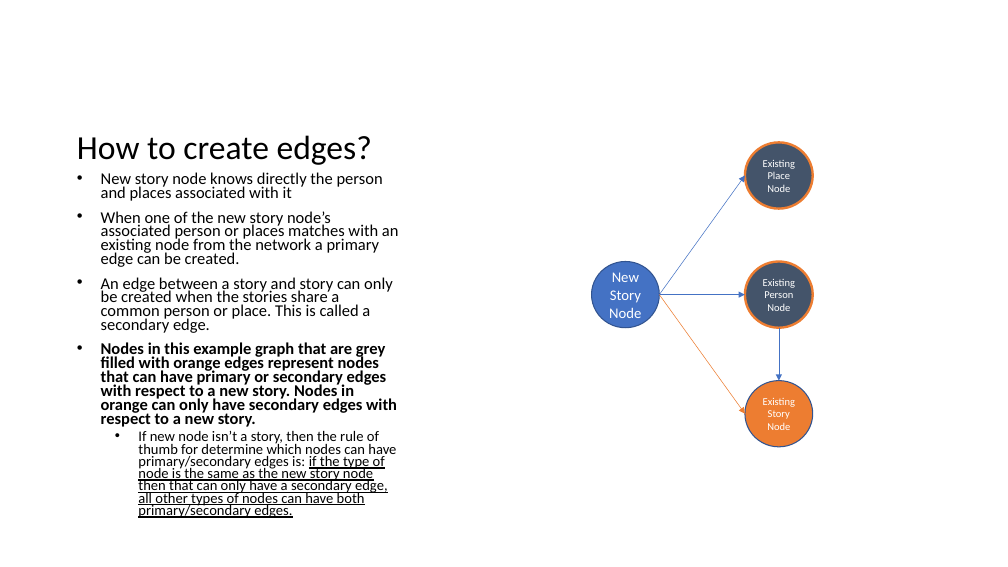
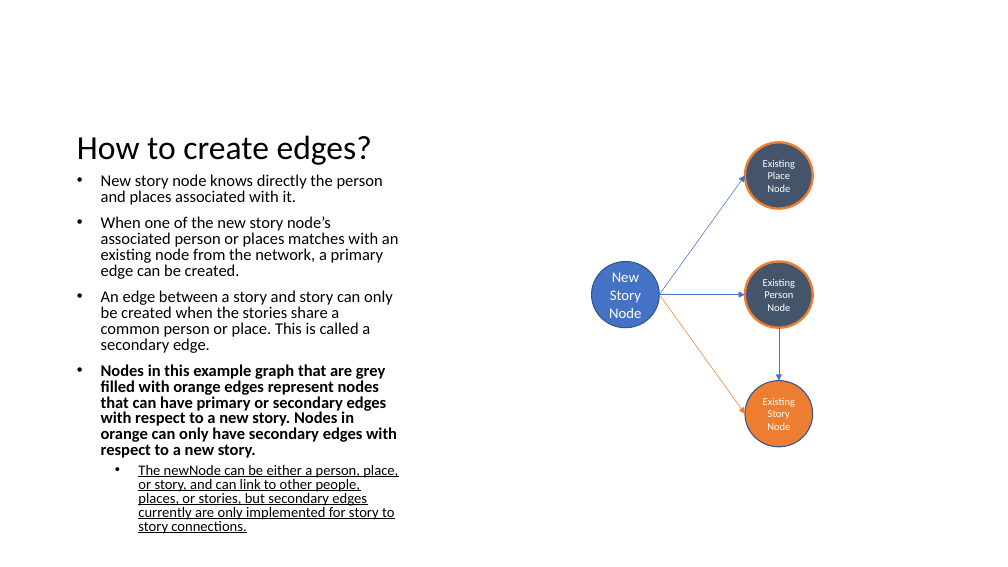
Before and after one commit to ScandinavianSection-UCLA/Nexus2, a slide deck: slide 6 of Documentation/UserNexus/How to Create Edges/UserNexusDocumentation.pptx. Drawn at 1008x567 pixels with LibreOffice and Linux fonts; fonts in the diff are those of the drawing. Boxes give left, top, right and bottom in pixels: in the first picture for what was removed or moved away, otherwise in the second. Text is boxed around its words. In the diff, an @@ line names an element or a change of style, - is before the commit and + after.

Commit message:
Updated the powerpoint for node adding
Updated the UserNexusDocumentation powerpoint to prepare for the meeting with the professor.

```diff
--- a/Documentation/UserNexus/How to Create Edges/UserNexusDocumentation.pptx
+++ b/Documentation/UserNexus/How to Create Edges/UserNexusDocumentation.pptx
@@ text at [101, 174, 399, 279]: text changed @@
-• New story node knows directly the person and places associated with it
-• When one of the new story node’s associated person or places matches with an existing node from the network a primary edge can be created.
+• New story node knows directly the person and places associated with it.
+• When one of the new story node’s associated person or places matches with an existing node from the network, a primary edge can be created.
@@ text at [101, 290, 397, 458]: line spacing 0.7 to 0.8 @@
@@ text at [138, 465, 398, 534]: text changed @@
-  • If new node isn’t a story, then the rule of thumb for determine which nodes can have primary/secondary edges is: if the type of node is the same as the new story node then that can only have a secondary edge, all other types of nodes can have both primary/secondary edges.
+  • The newNode can be either a person, place, or story, and can link to other people, places, or stories, but secondary edges currently are only implemented for story to story connections.
```
Also in this commit, not shown: 5 other slides changed, 2 slides added.
